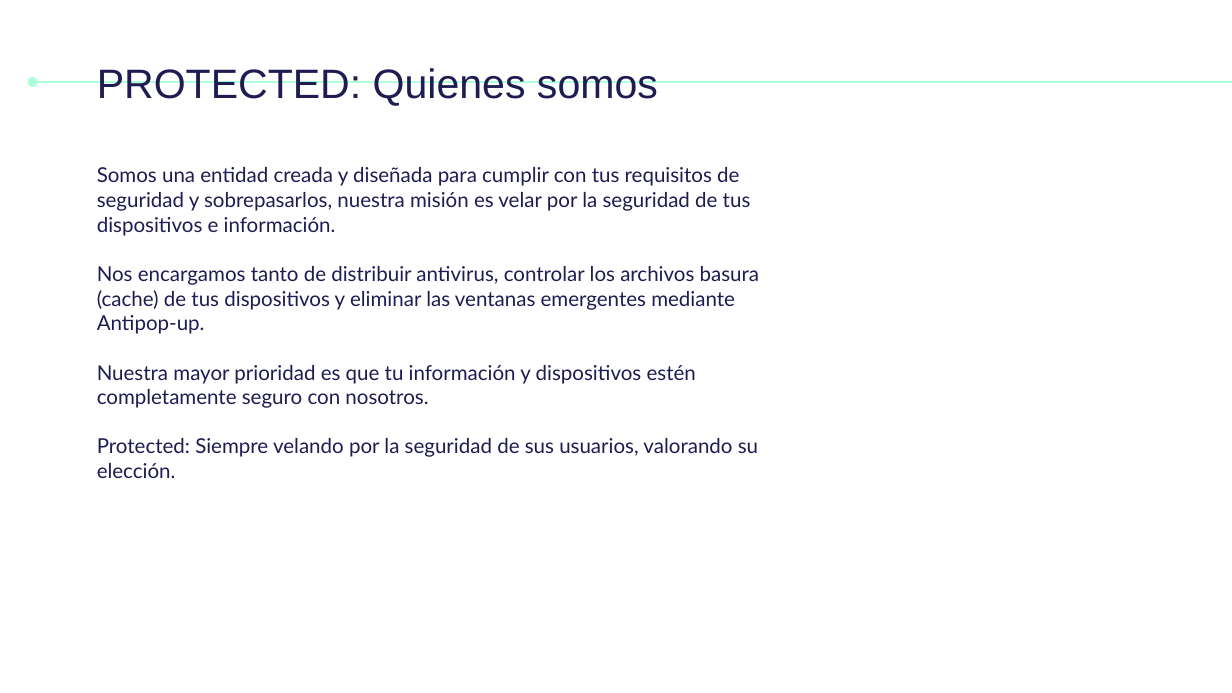
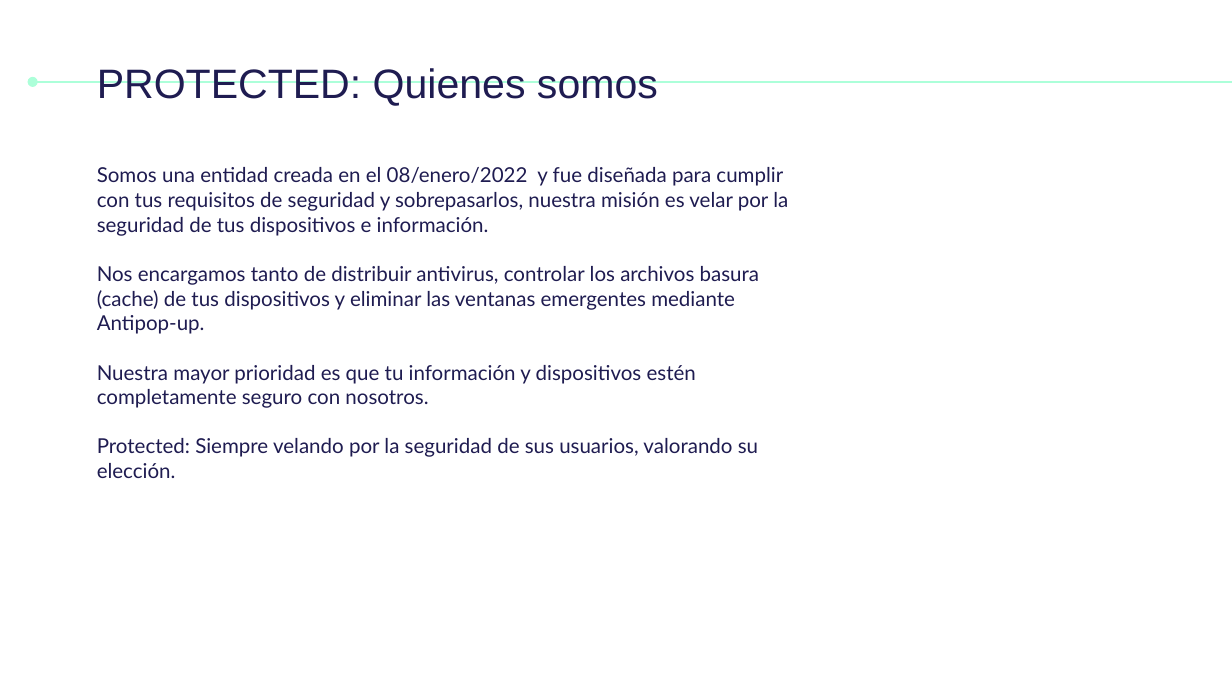
Before and after one commit to Enmanuel99TJ/Proyecto-de-Administracion-de-Servidores-Starlin-Germosen-, a slide deck: slide 3 of Proyecto Final Administracion de Servidores Enmanuel Tejada 18-MISM-1-007.pptx. Drawn at 1232x693 pixels with LibreOffice and Linux fonts; fonts in the diff are those of the drawing. Boxes give left, top, right and bottom in pixels: in the first picture for what was removed or moved away, otherwise in the second. Text is boxed around its words. In the diff, an @@ line names an element or a change of style, - is before the commit and + after.

```diff
--- a/Proyecto Final Administracion de Servidores Enmanuel Tejada 18-MISM-1-007.pptx
+++ b/Proyecto Final Administracion de Servidores Enmanuel Tejada 18-MISM-1-007.pptx
@@ text at (97, 167, 788, 236): text changed @@
-Somos una entidad creada y diseñada para cumplir con tus requisitos de seguridad y sobrepasarlos, nuestra misión es velar por la seguridad de tus dispositivos e información.
+Somos una entidad creada en el 08/enero/2022 y fue diseñada para cumplir con tus requisitos de seguridad y sobrepasarlos, nuestra misión es velar por la seguridad de tus dispositivos e información.
```
Also in this commit, not shown: 1 other slide changed, 1 slide removed.
